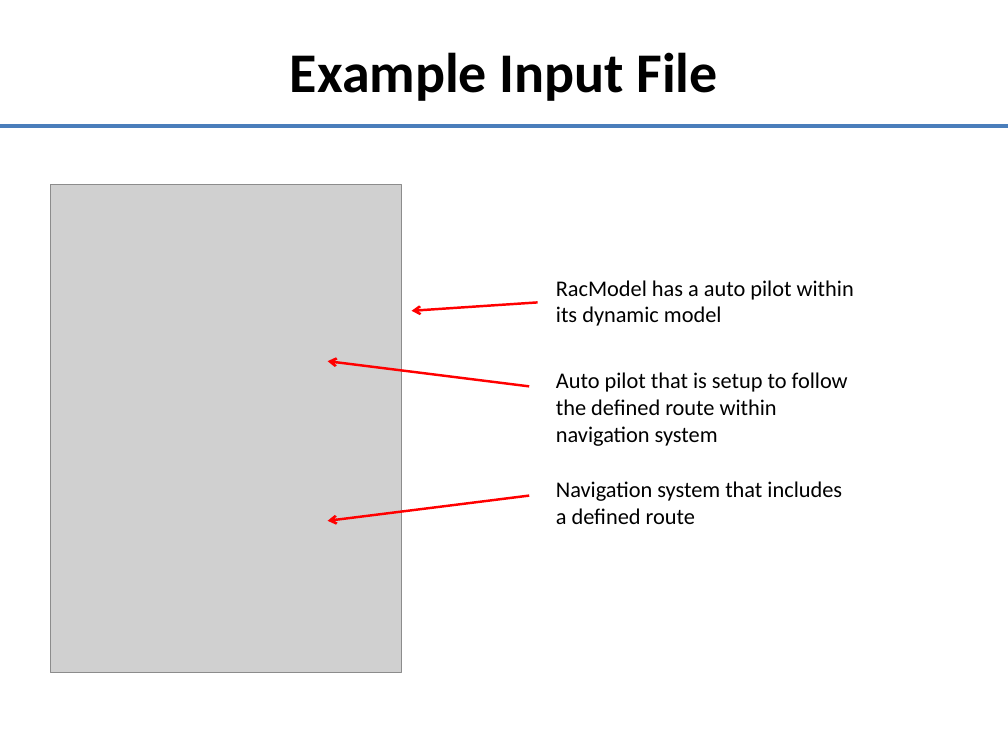
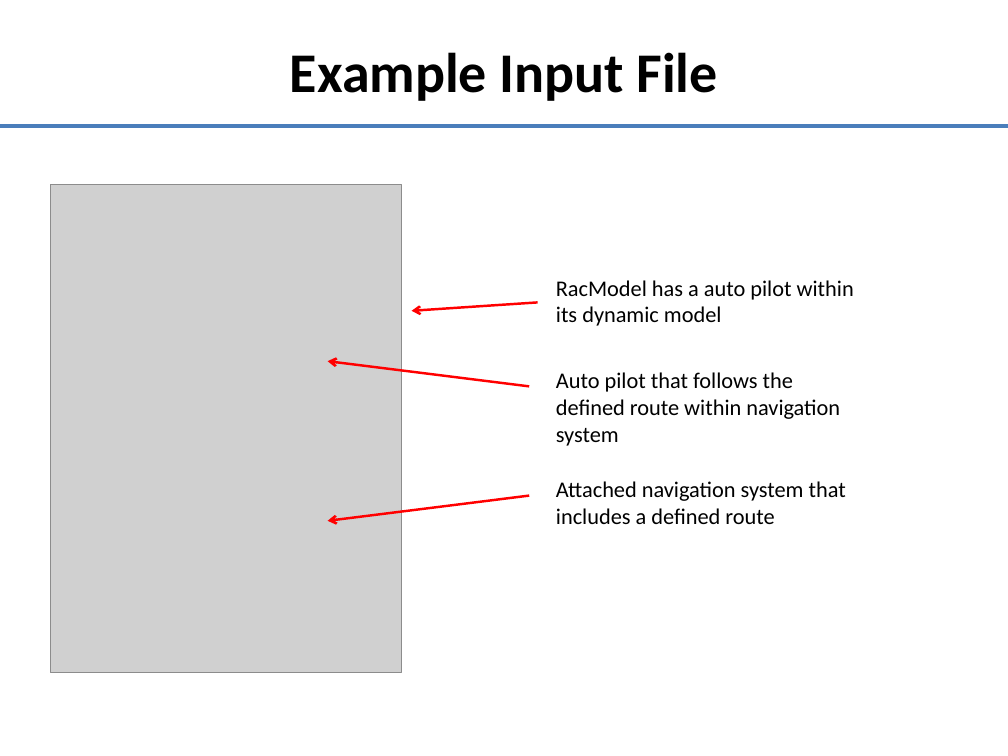
Before and after one commit to doughodson/OpenEaagles, a slide deck: slide 24 of doc/umlDiagrams/player-control-logic.pptx (slide 21 before the commit). Drawn at 1008x756 pixels with LibreOffice and Linux fonts; fonts in the diff are those of the drawing; grey boxes stand for pictures. Boxes give left, top, right and bottom in pixels: in the first picture for what was removed or moved away, otherwise in the second. Text is boxed around its words. In the diff, an @@ line names an element or a change of style, - is before the commit and + after.

Commit message:
updated doc

```diff
--- a/doc/umlDiagrams/player-control-logic.pptx
+++ b/doc/umlDiagrams/player-control-logic.pptx
@@ text at [556, 372, 840, 446]: text changed @@
-Auto pilot that is setup to follow the defined route within navigation system
+Auto pilot that follows the defined route within navigation system
@@ text at [556, 481, 846, 524]: text changed @@
-Navigation system that includes a defined route
+Attached navigation system that includes a defined route
```
Also in this commit, not shown: 3 other slides changed, 4 slides added.
